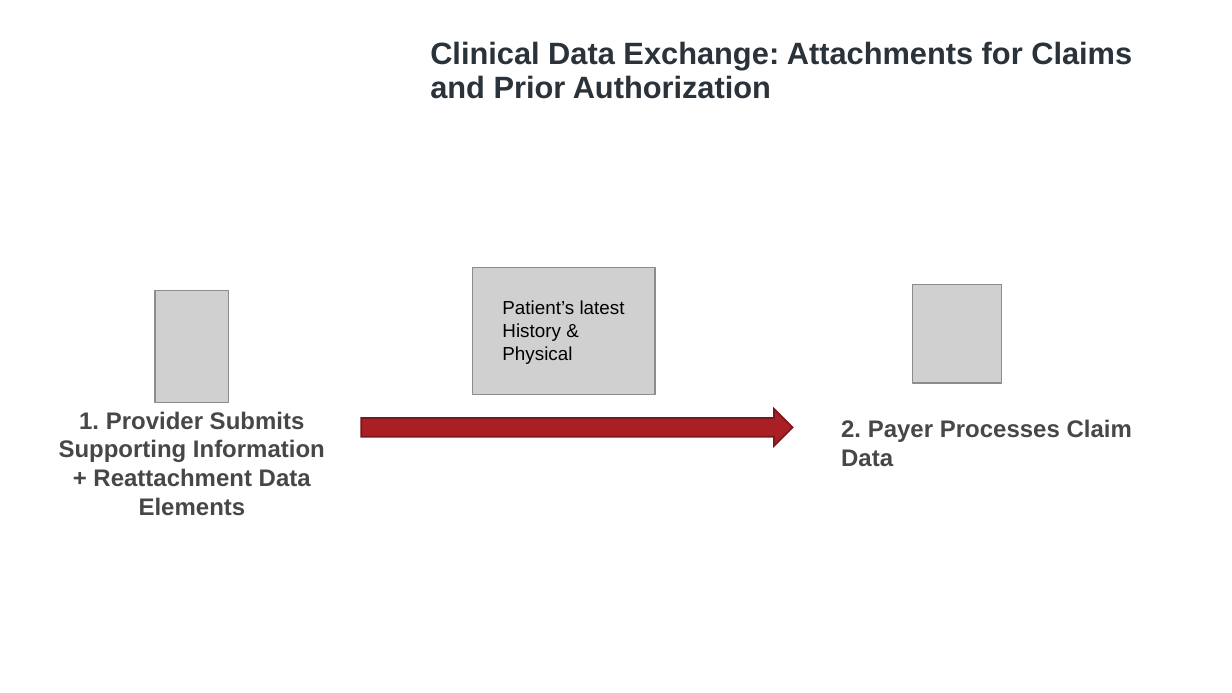
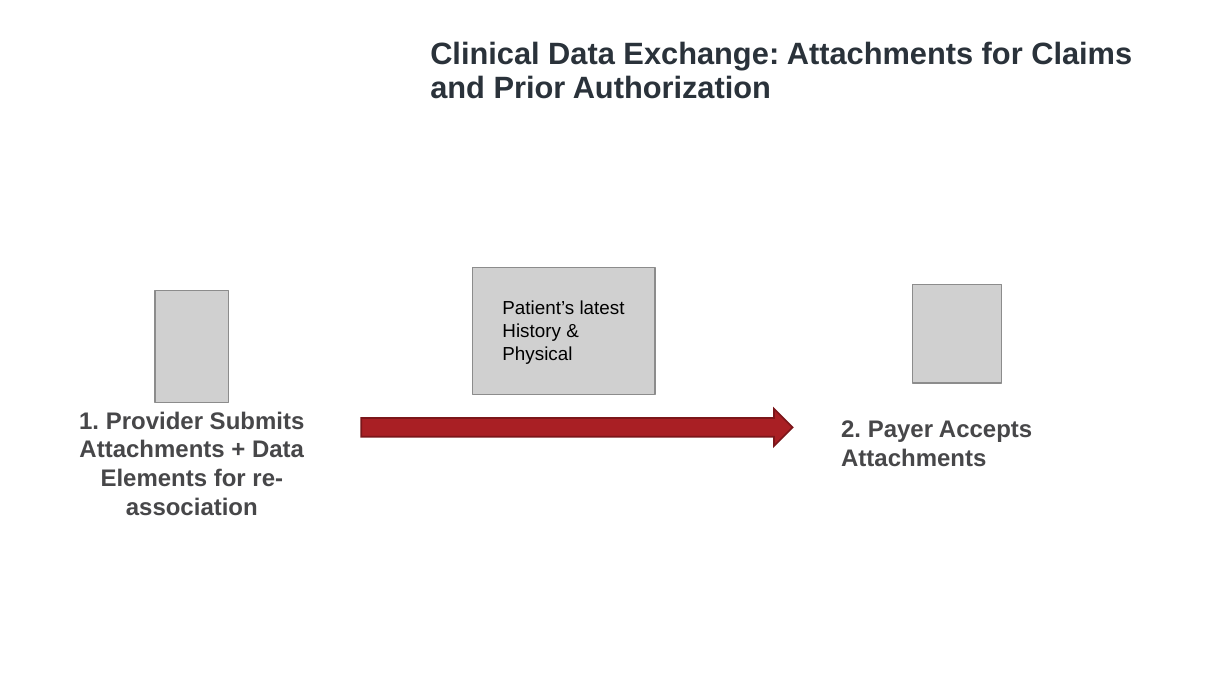
Before and after one commit to HL7/davinci-ecdx, a slide deck: slide 3 of input/images/source/Workflow Images.pptx. Drawn at 1232x693 pixels with LibreOffice and Linux fonts; fonts in the diff are those of the drawing; grey boxes stand for pictures; background and template pictures are left out. Boxes give left, top, right and bottom in pixels: in the first picture for what was removed or moved away, otherwise in the second. Text is boxed around its words. In the diff, an @@ line names an element or a change of style, - is before the commit and + after.

```diff
--- a/input/images/source/Workflow Images.pptx
+++ b/input/images/source/Workflow Images.pptx
@@ text at (x1=79, y1=411, x2=305, y2=516): text changed @@
-1. Provider Submits Supporting Information + Reattachment Data Elements
+1. Provider Submits Attachments + Data Elements for re-association
@@ text at (x1=841, y1=420, x2=1032, y2=467): text changed @@
-2. Payer Processes Claim Data
+2. Payer Accepts Attachments
```
Also in this commit, not shown: 2 other files.
